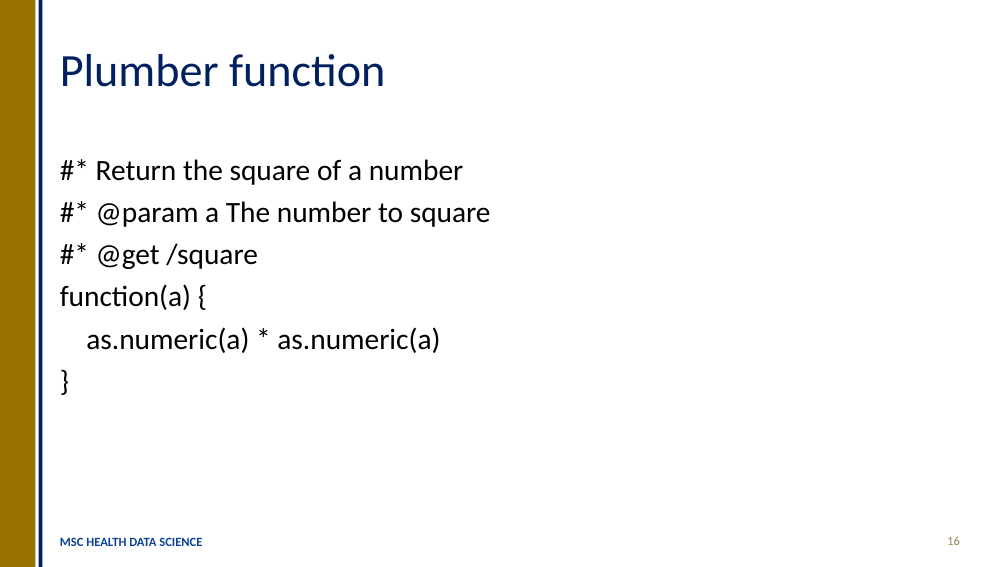
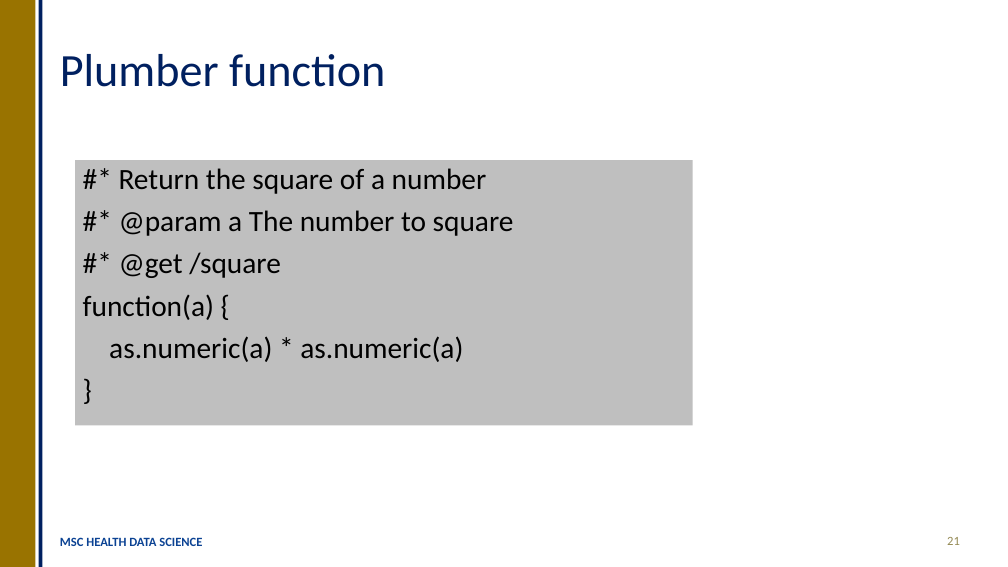
Before and after one commit to OllyButters/HDS-plumber, a slide deck: slide 21 of api_plumber_slides.pptx (slide 16 before the commit). Drawn at 1008x567 pixels with LibreOffice and Linux fonts; fonts in the diff are those of the drawing. Boxes give left, top, right and bottom in pixels: in the first picture for what was removed or moved away, otherwise in the second. Text is boxed around its words. In the diff, an @@ line names an element or a change of style, - is before the commit and + after.

```diff
--- a/api_plumber_slides.pptx
+++ b/api_plumber_slides.pptx
@@ text "#* Return the square of ...": place and size @@
-text "#* Return the square of ..." at bbox=[60, 159, 491, 353]
+text "#* Return the square of ..." at bbox=[75, 160, 693, 426]
@@ text "#* Return the square of ..." at bbox=[75, 160, 693, 426]: fill none to #BFBFBF @@
@@ page number at bbox=[947, 537, 960, 545]: text changed @@
-16
+21
```
Also in this commit, not shown: 8 other slides changed, 7 slides added, 4 other files.
